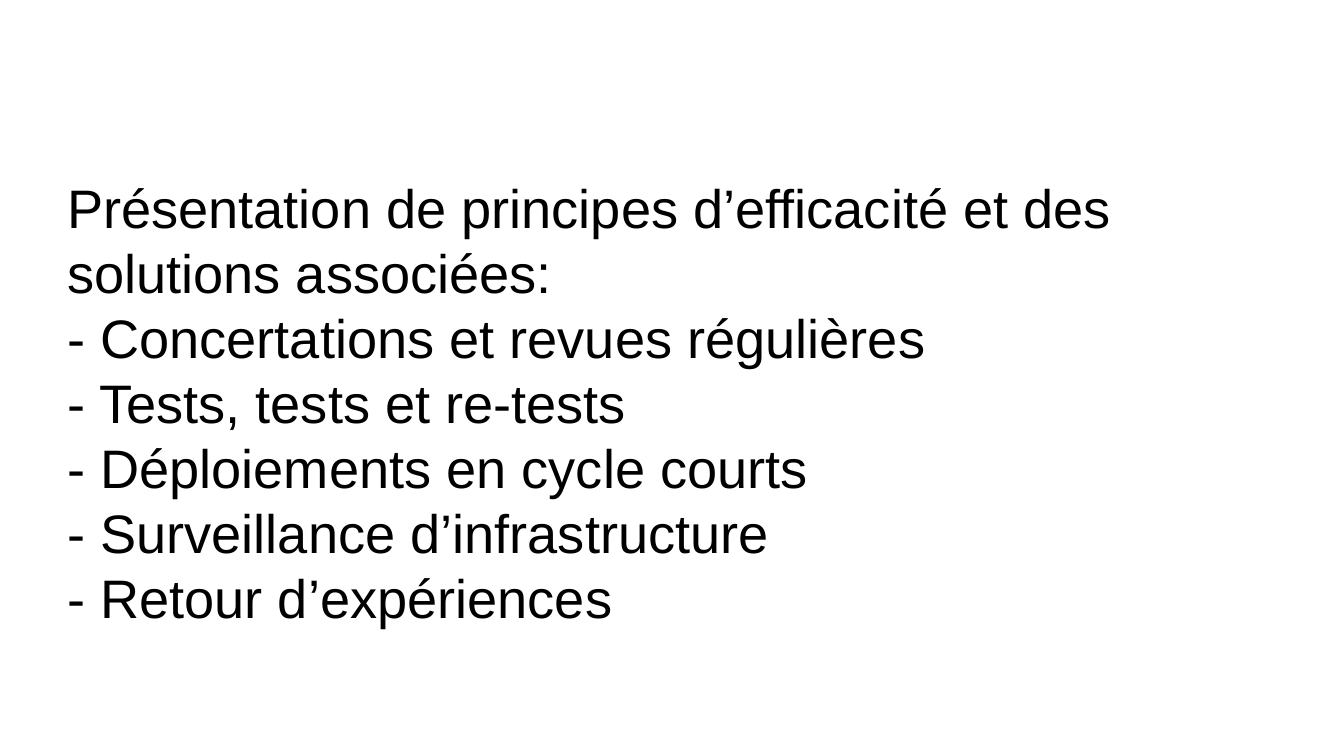
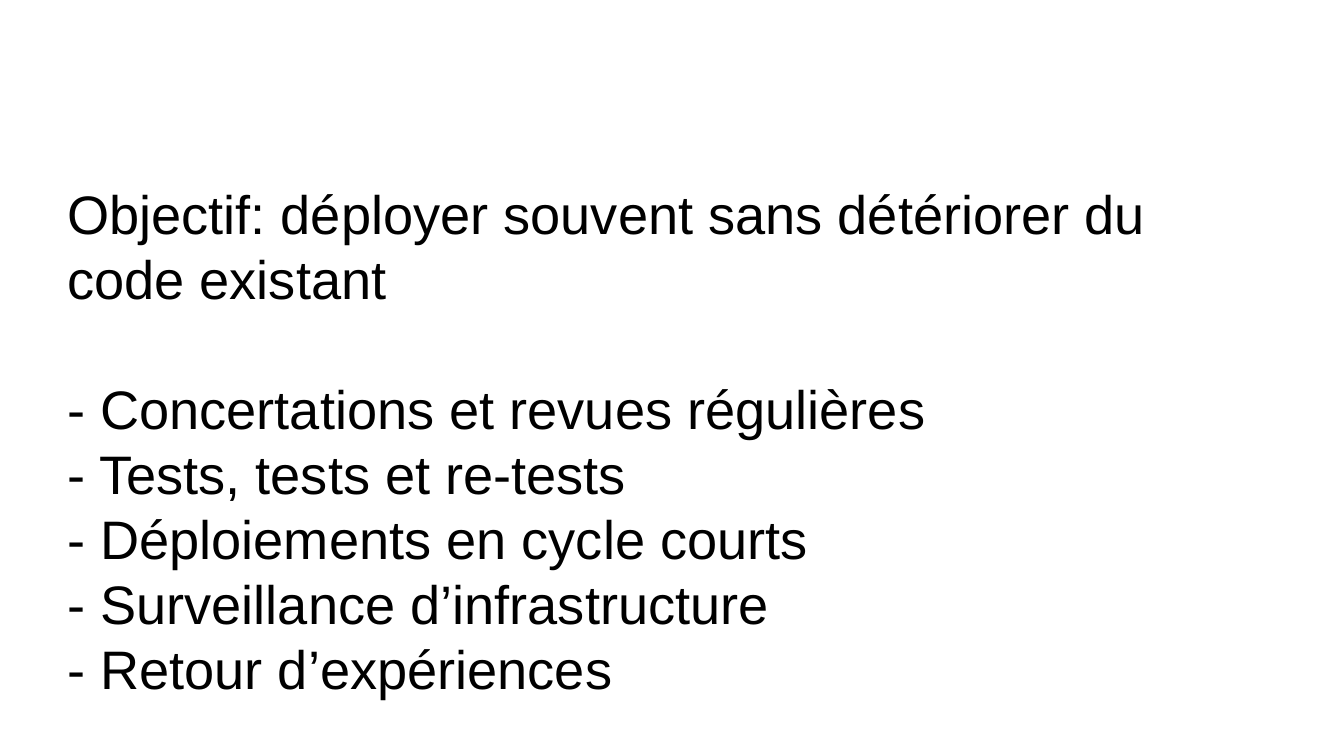
Before and after one commit to remipassmoilesel/ci-cd-plan, a slide deck: slide 2 of ci-cd-plan.odp. Drawn at 1344x756 pixels with LibreOffice and Linux fonts; fonts in the diff are those of the drawing; background and template pictures are left out. Boxes give left, top, right and bottom in pixels: in the first picture for what was removed or moved away, otherwise in the second. Text is boxed around its words. In the diff, an @@ line names an element or a change of style, - is before the commit and + after.

```diff
--- a/ci-cd-plan.odp
+++ b/ci-cd-plan.odp
@@ subtitle at bbox=[67, 194, 1145, 300]: text changed @@
-Présentation de principes d’efficacité et des solutions associées:
+Objectif: déployer souvent sans détériorer du code existant
```
Also in this commit, not shown: 3 other slides changed, 2 slides added.
